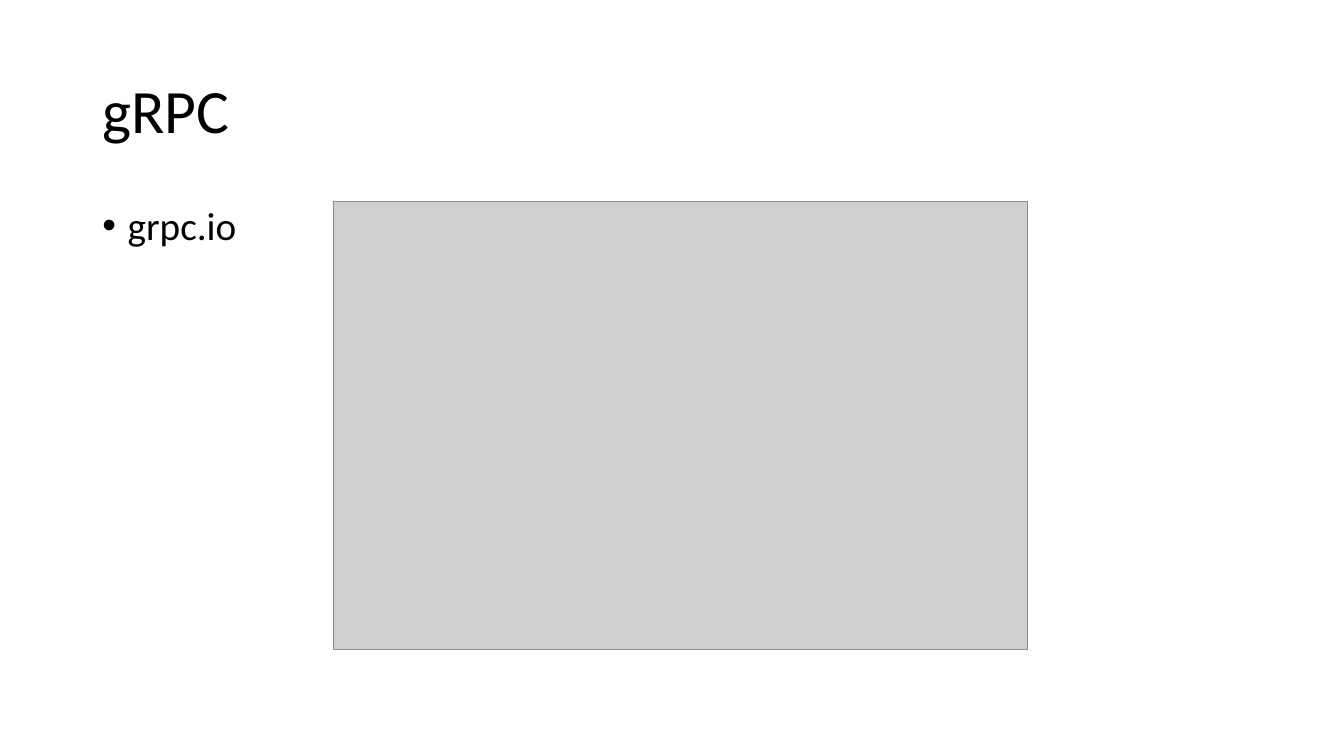
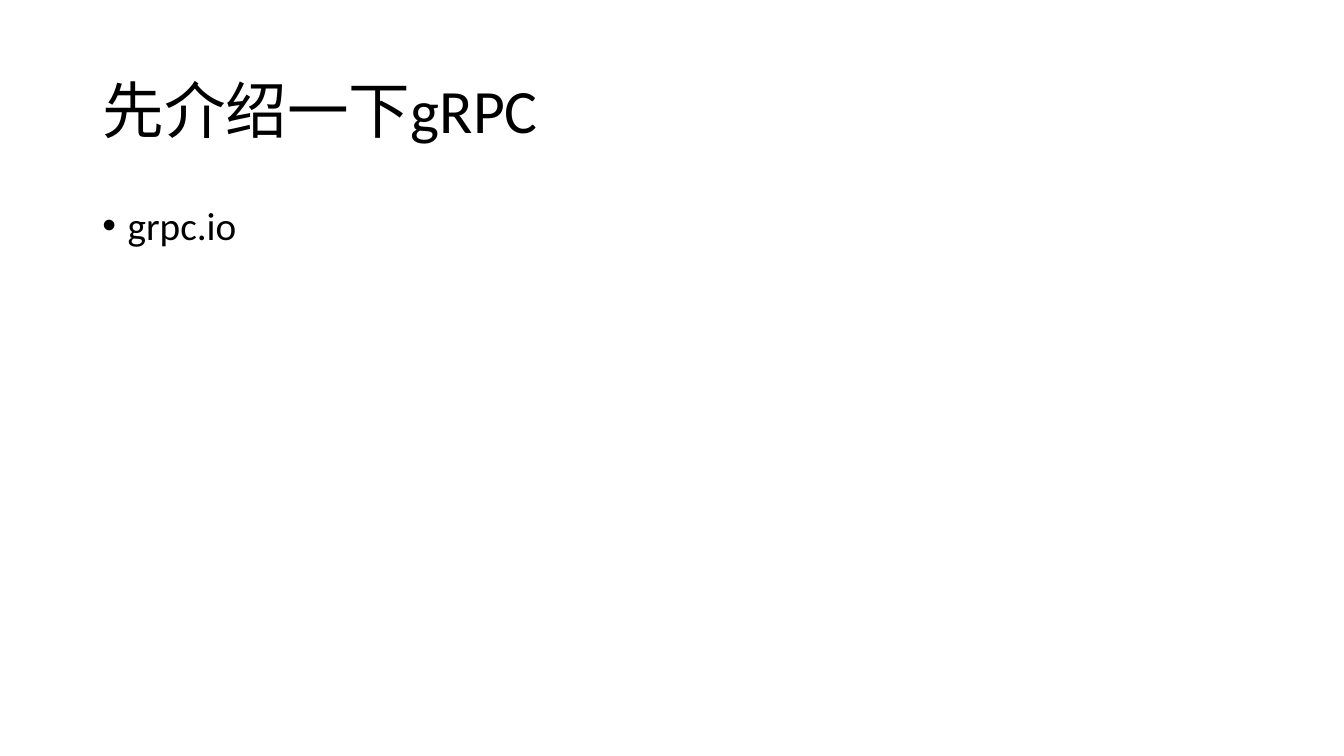
Before and after one commit to llaoj/my-share, a slide deck: slide 2 of grpc/index.pptx (slide 3 before the commit). Drawn at 1344x756 pixels with LibreOffice and Linux fonts; fonts in the diff are those of the drawing; grey boxes stand for pictures. Boxes give left, top, right and bottom in pixels: in the first picture for what was removed or moved away, otherwise in the second. Text is boxed around its words. In the diff, an @@ line names an element or a change of style, - is before the commit and + after.

```diff
--- a/grpc/index.pptx
+++ b/grpc/index.pptx
@@ title at bbox=[102, 81, 537, 144]: text changed @@
-gRPC
+先介绍一下gRPC
@@ picture removed at bbox=[334, 202, 1027, 650] @@
```
Also in this commit, not shown: 5 other slides changed, 5 slides removed, 1 other file.
